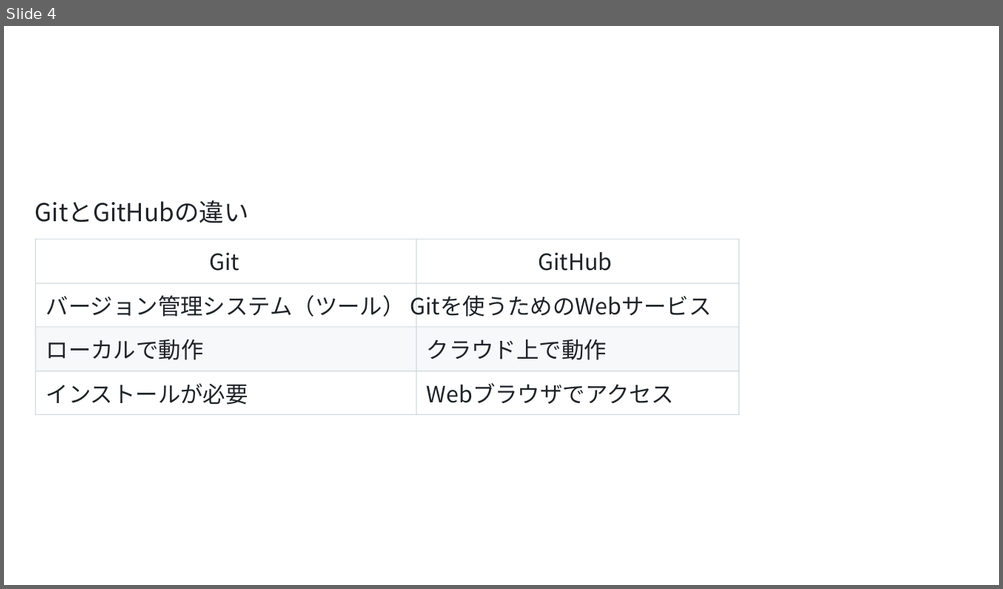
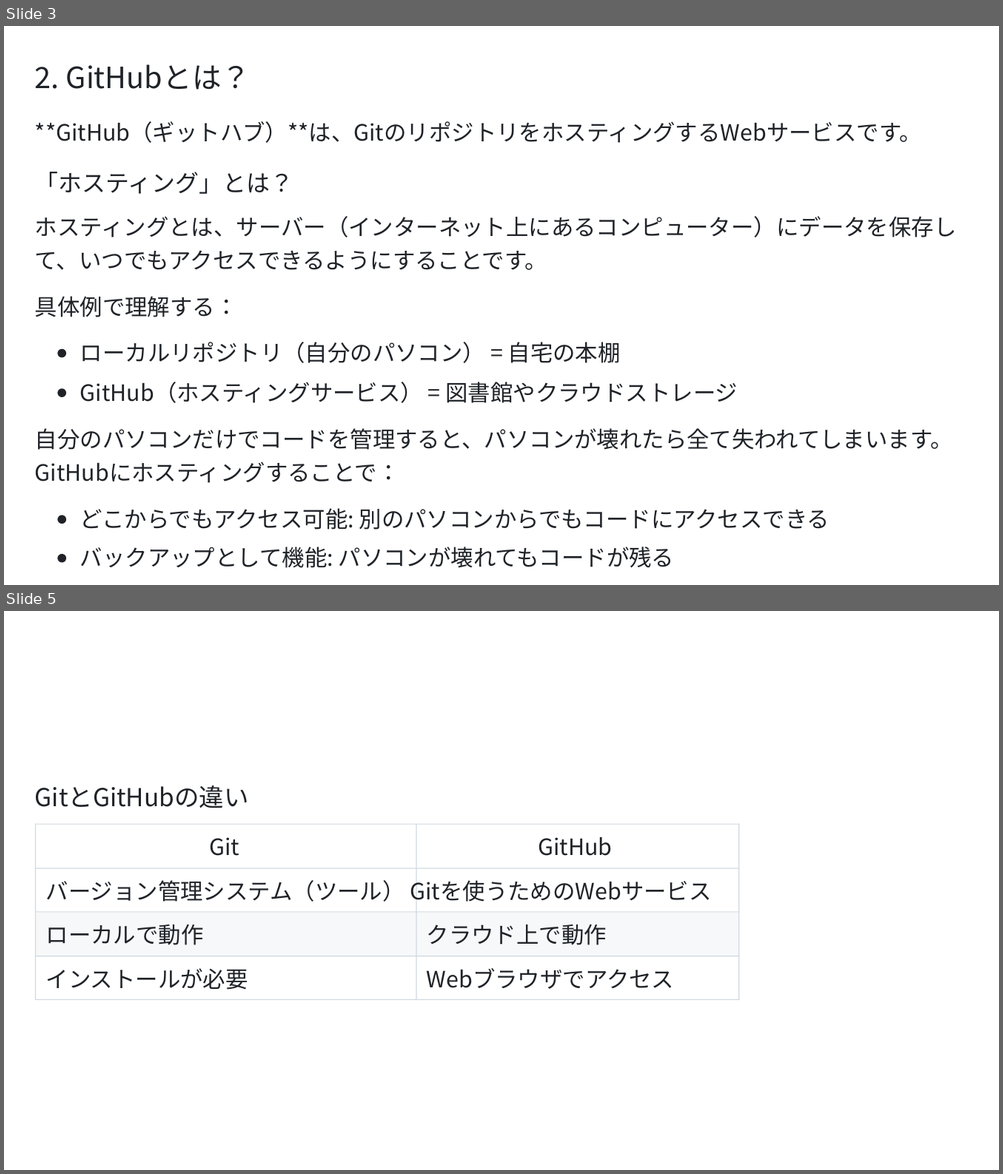
Before and after one commit to MotoyaTakashi/github_lecture, a slide deck: git-github-lecture.pptx. Shown one above the other, each under a label of ours: slide 4 before the commit, slides 3 and 5 after it; the slides between them are not shown. The pictures are 1003x589 and 1003x1174 pixels, drawn with LibreOffice and Linux fonts; fonts in the diff are those of the drawing. Boxes give left, top, right and bottom in pixels: in the first picture for what was removed or moved away, otherwise in the second. Text is boxed around its words. In the diff, an @@ line names an element or a change of style, - is before the commit and + after.

```diff
--- a/git-github-lecture.pptx
+++ b/git-github-lecture.pptx
@@ slide 3 added at [4, 26, 999, 585], background #FFFFFF @@
@@ freeform shape added at [4, 26, 999, 585], fill #FFFFFF @@
@@ text added at [35, 64, 250, 90], 28.3 pt, text #1F2328 @@
+2. GitHubとは？
@@ text added at [35, 121, 922, 143], 21.7 pt, text #1F2328 @@
+**GitHub（ギットハブ）**は、GitのリポジトリをホスティングするWebサービスです。
@@ text added at [35, 172, 293, 194], 22.8 pt, text #1F2328 @@
+「ホスティング」とは？
@@ text added at [35, 216, 956, 238], 21.7 pt, text #1F2328 @@
+ホスティングとは、サーバー（インターネット上にあるコンピューター）にデータを保存し
@@ text added at [35, 250, 547, 270], 21.7 pt, text #1F2328 @@
+て、いつでもアクセスできるようにすることです。
@@ text added at [35, 296, 238, 318], 21.7 pt, text #1F2328 @@
+具体例で理解する：
@@ freeform shape added at [58, 349, 66, 358], fill #1F2328 @@
@@ text added at [80, 342, 620, 363], 21.7 pt, text #1F2328 @@
+ローカルリポジトリ（⾃分のパソコン） = ⾃宅の本棚
@@ freeform shape added at [58, 389, 66, 397], fill #1F2328 @@
@@ text added at [80, 382, 738, 403], 21.7 pt, text #1F2328 @@
+GitHub（ホスティングサービス） = 図書館やクラウドストレージ
@@ text added at [35, 429, 953, 450], 21.7 pt, text #1F2328 @@
+⾃分のパソコンだけでコードを管理すると、パソコンが壊れたら全て失われてしまいます。
@@ text added at [35, 462, 400, 483], 21.7 pt, text #1F2328 @@
+GitHubにホスティングすることで：
@@ text added at [80, 508, 830, 530], 21.7 pt, text #1F2328 @@
+どこからでもアクセス可能: 別のパソコンからでもコードにアクセスできる
@@ freeform shape added at [58, 515, 66, 524], fill #1F2328 @@
@@ freeform shape added at [58, 554, 66, 562], fill #1F2328 @@
@@ text added at [80, 547, 674, 568], 21.7 pt, text #1F2328 @@
+バックアップとして機能: パソコンが壊れてもコードが残る
@@ what was slide 4 is now slide 5 @@
```
Also in this commit, not shown: 1 slide changed, 1 other file.
